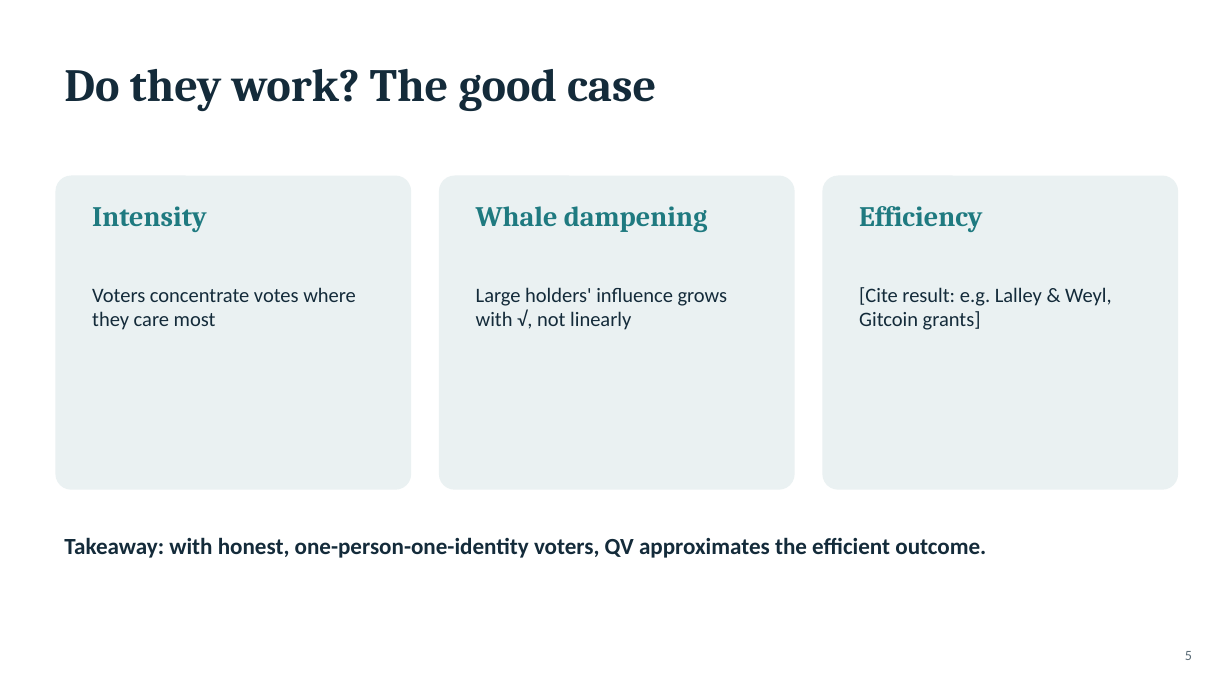
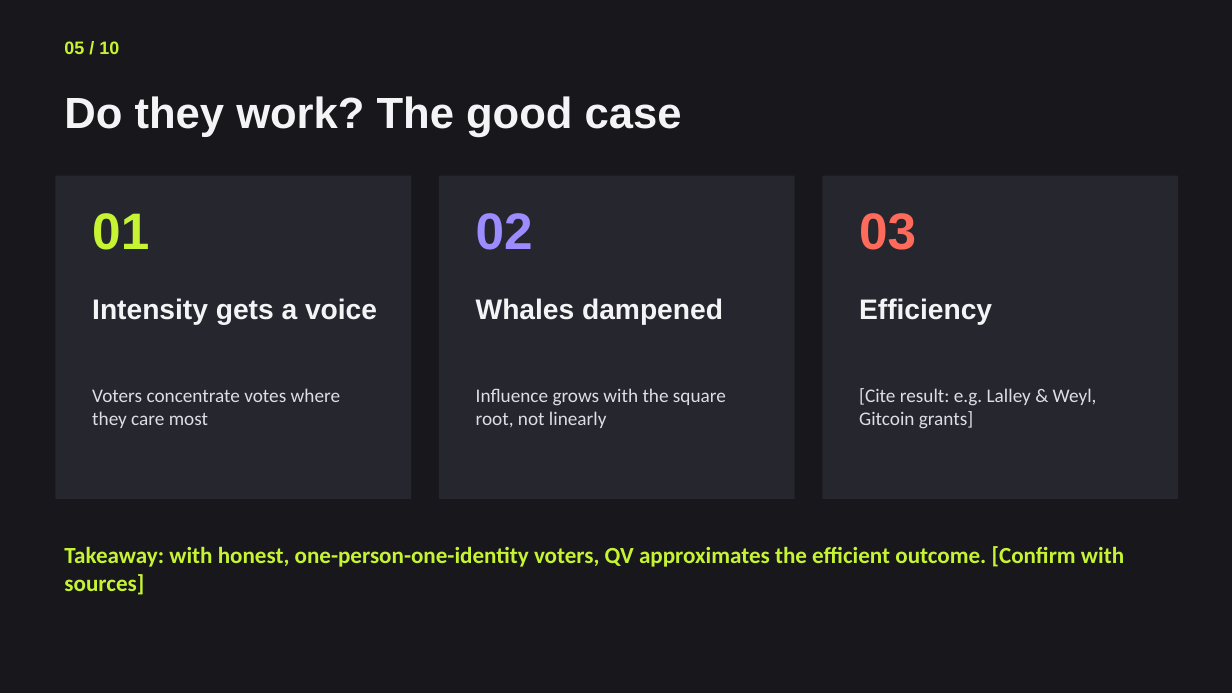
Before and after one commit to Jeanmauratille/quadratic_voting, a slide deck: slide 5 of final_project_outline.pptx. Drawn at 1232x693 pixels with LibreOffice and Linux fonts; fonts in the diff are those of the drawing. Boxes give left, top, right and bottom in pixels: in the first picture for what was removed or moved away, otherwise in the second. Text is boxed around its words. In the diff, an @@ line names an element or a change of style, - is before the commit and + after.

Commit message:
new format, populated with new info

```diff
--- a/final_project_outline.pptx
+++ b/final_project_outline.pptx
@@ background #FFFFFF to #17171C @@
@@ text added at bbox=[64, 41, 119, 54], 14 pt, text #C6F432, bold @@
+05 / 10
@@ text "Do they work? The good ...": place and size @@
-text "Do they work? The good ..." at bbox=[64, 69, 656, 111]
+text "Do they work? The good ..." at bbox=[64, 96, 682, 137]
@@ text "Do they work? The good ..." at bbox=[64, 96, 682, 137]: size 36 to 34 pt, font Cambria to Arial, text colour #142B3A to #F4F4F6; more space between paragraphs @@
@@ rectangle: place and size @@
-rectangle at bbox=[55, 176, 411, 490]
+rectangle at bbox=[55, 176, 411, 499]
@@ rectangle at bbox=[55, 176, 411, 499]: rounded rectangle to rectangle; fill #EAF1F2 to #26262E @@
@@ rounded rectangle removed at bbox=[439, 176, 795, 490] @@
@@ rectangle added at bbox=[439, 176, 795, 499], fill #26262E @@
@@ rounded rectangle removed at bbox=[823, 176, 1178, 490] @@
@@ rectangle added at bbox=[823, 176, 1178, 499], fill #26262E @@
@@ text removed at bbox=[476, 206, 708, 232] @@
-Whale dampening
@@ text at bbox=[92, 213, 149, 250]: text changed; size 22 to 40 pt; font Cambria to Arial; text colour #1F7A80 to #C6F432 @@
-Intensity
+01
@@ text added at bbox=[476, 213, 533, 250], 40 pt, text #9B8CFF, bold @@
+02
@@ text added at bbox=[859, 213, 916, 250], 40 pt, text #FF6B5B, bold @@
+03
@@ text added at bbox=[92, 298, 377, 325], 22 pt, text #F4F4F6, bold @@
+Intensity gets a voice
@@ text added at bbox=[476, 298, 723, 325], 22 pt, text #F4F4F6, bold @@
+Whales dampened
@@ text "Efficiency": place and size @@
-text "Efficiency" at bbox=[859, 206, 983, 232]
+text "Efficiency" at bbox=[859, 298, 992, 325]
@@ text "Efficiency" at bbox=[859, 298, 992, 325]: font Cambria to Arial, text colour #1F7A80 to #F4F4F6; more space between paragraphs @@
@@ text "Voters concentrate votes where they ...": place and size @@
-text "Voters concentrate votes where they ..." at bbox=[92, 287, 356, 330]
+text "Voters concentrate votes where they ..." at bbox=[92, 388, 340, 428]
@@ text "Voters concentrate votes where they ..." at bbox=[92, 388, 340, 428]: size 16 to 15 pt, text colour #142B3A to #DDDDE4; more space between paragraphs @@
@@ text at bbox=[476, 388, 726, 428]: text changed; size 16 to 15 pt; text colour #142B3A to #DDDDE4 @@
-Large holders' influence grows with √, not linearly
+Influence grows with the square root, not linearly
@@ text "[Cite result: e.g. Lalley & ..." at bbox=[859, 388, 1097, 429]: size 16 to 15 pt, text colour #142B3A to #DDDDE4; more space between paragraphs @@
@@ text "[Cite result: e.g. Lalley & ...": place and size @@
-text "[Cite result: e.g. Lalley & ..." at bbox=[859, 287, 1112, 330]
+text "[Cite result: e.g. Lalley & ..." at bbox=[859, 388, 1097, 429]
@@ text at bbox=[64, 546, 1124, 595]: text changed; text colour #142B3A to #C6F432 @@
-Takeaway: with honest, one-person-one-identity voters, QV approximates the efficient outcome.
+Takeaway: with honest, one-person-one-identity voters, QV approximates the efficient outcome. [Confirm with sources]
@@ text removed at bbox=[1185, 651, 1192, 660] @@
-5
```
Also in this commit, not shown: 7 other slides changed, 2 slides added, 2 slides removed.
